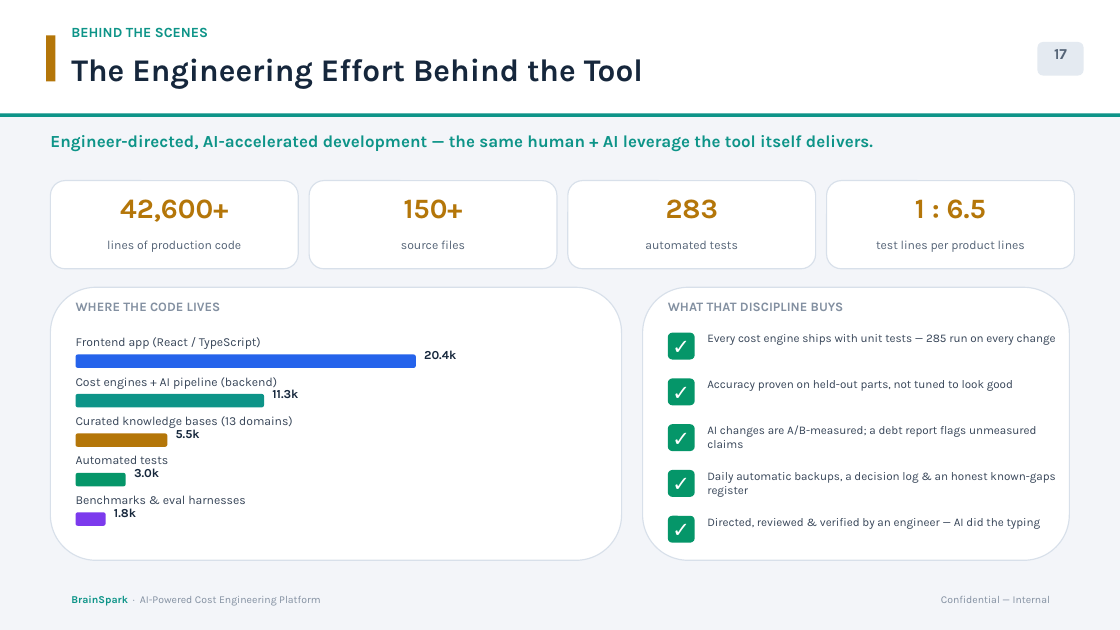
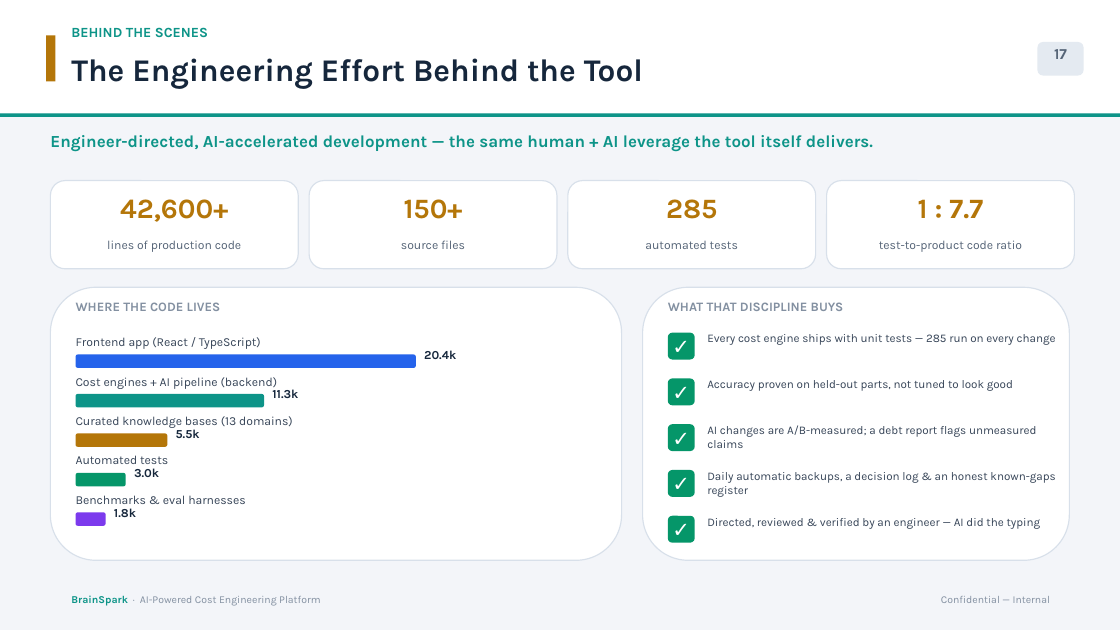
Before and after one commit to bhosaleavinash546/leamington-marathi, a slide deck: slide 17 of BrainSpark_Director_Presentation.pptx. Drawn at 1120x630 pixels with LibreOffice and Linux fonts; fonts in the diff are those of the drawing. Boxes give left, top, right and bottom in pixels: in the first picture for what was removed or moved away, otherwise in the second. Text is boxed around its words. In the diff, an @@ line names an element or a change of style, - is before the commit and + after.

```diff
--- a/BrainSpark_Director_Presentation.pptx
+++ b/BrainSpark_Director_Presentation.pptx
@@ text at (666,199,717,219): text changed @@
-283
+285
@@ text at (918,199,983,219): text changed @@
-1 : 6.5
+1 : 7.7
@@ text at (879,240,1022,252): text changed @@
-test lines per product lines
+test-to-product code ratio
```
Also in this commit, not shown: 4 other slides changed, 1 other file.
